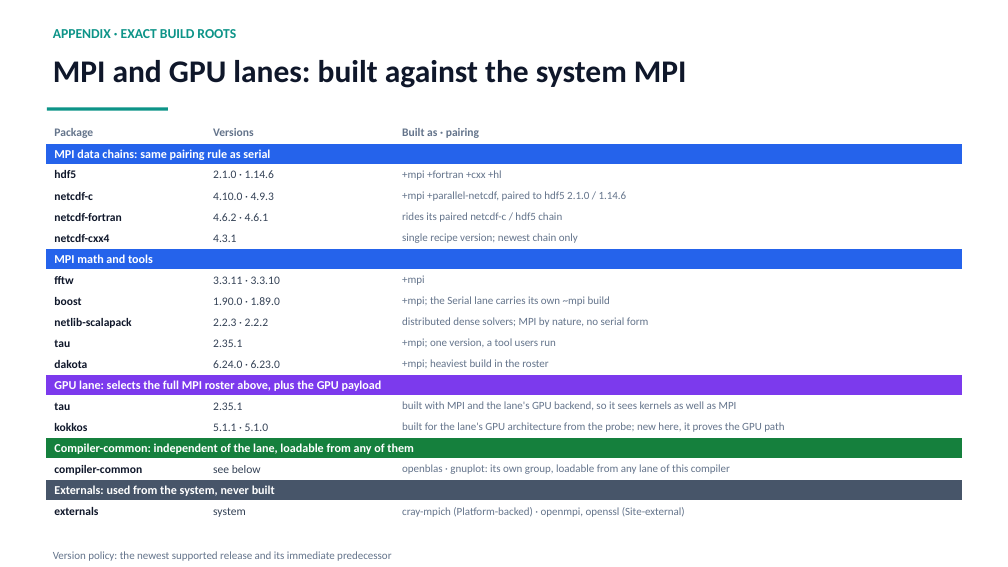
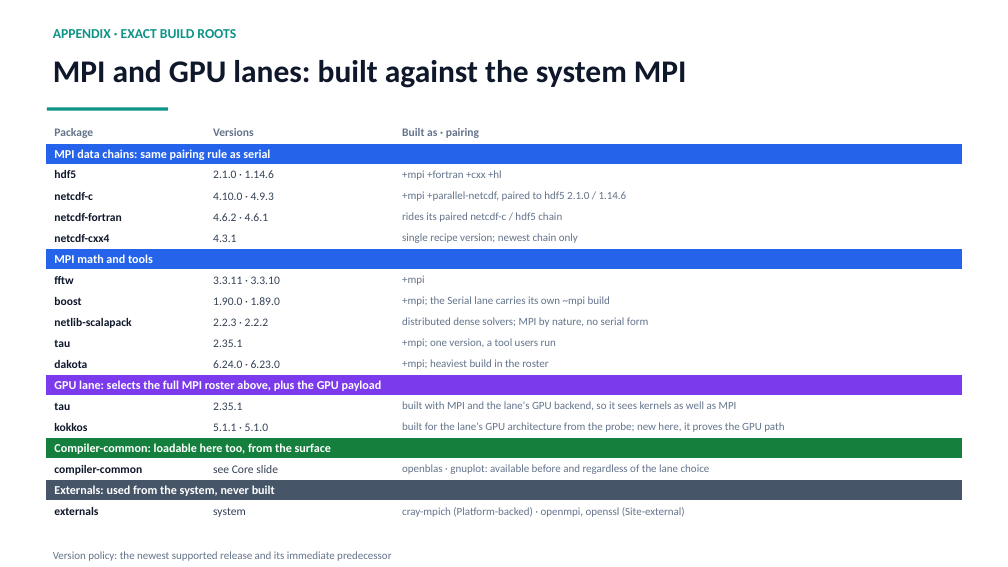
Before and after one commit to ray12514/stack-planning, a slide deck: slide 14 of presentations/cse_lanes_model.pptx. Drawn at 1008x567 pixels with LibreOffice and Linux fonts; fonts in the diff are those of the drawing. Boxes give left, top, right and bottom in pixels: in the first picture for what was removed or moved away, otherwise in the second. Text is boxed around its words. In the diff, an @@ line names an element or a change of style, - is before the commit and + after.

```diff
--- a/presentations/cse_lanes_model.pptx
+++ b/presentations/cse_lanes_model.pptx
@@ table at bbox=[45, 123, 963, 522] @@
-row 16, column 1: Compiler-common: independent of the lane, loadable from any of them
+row 16, column 1: Compiler-common: loadable here too, from the surface
-row 17, column 2: see below
+row 17, column 2: see Core slide
-row 17, column 3: openblas · gnuplot: its own group, loadable from any lane of this compiler
+row 17, column 3: openblas · gnuplot: available before and regardless of the lane choice
```
Also in this commit, not shown: 4 other slides changed, 5 other files.
